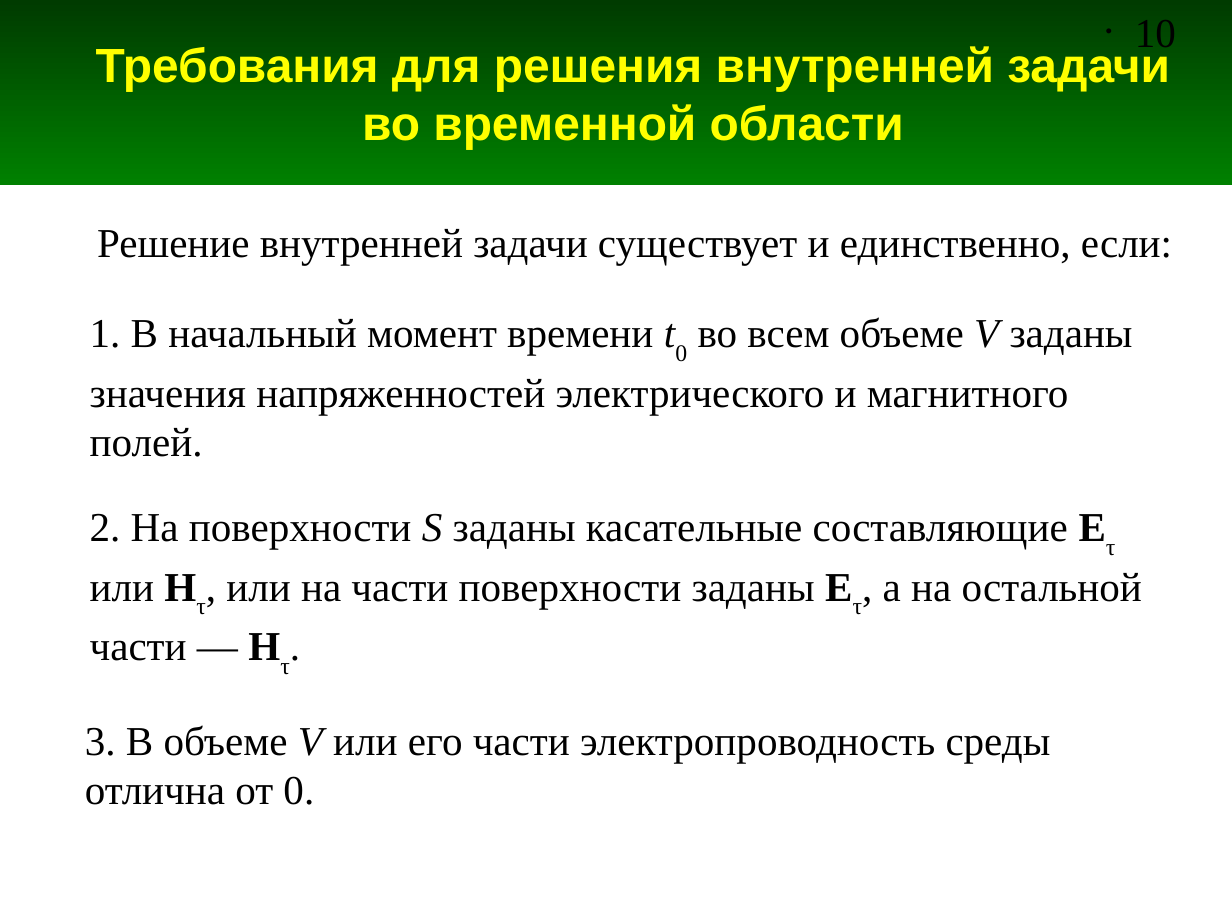
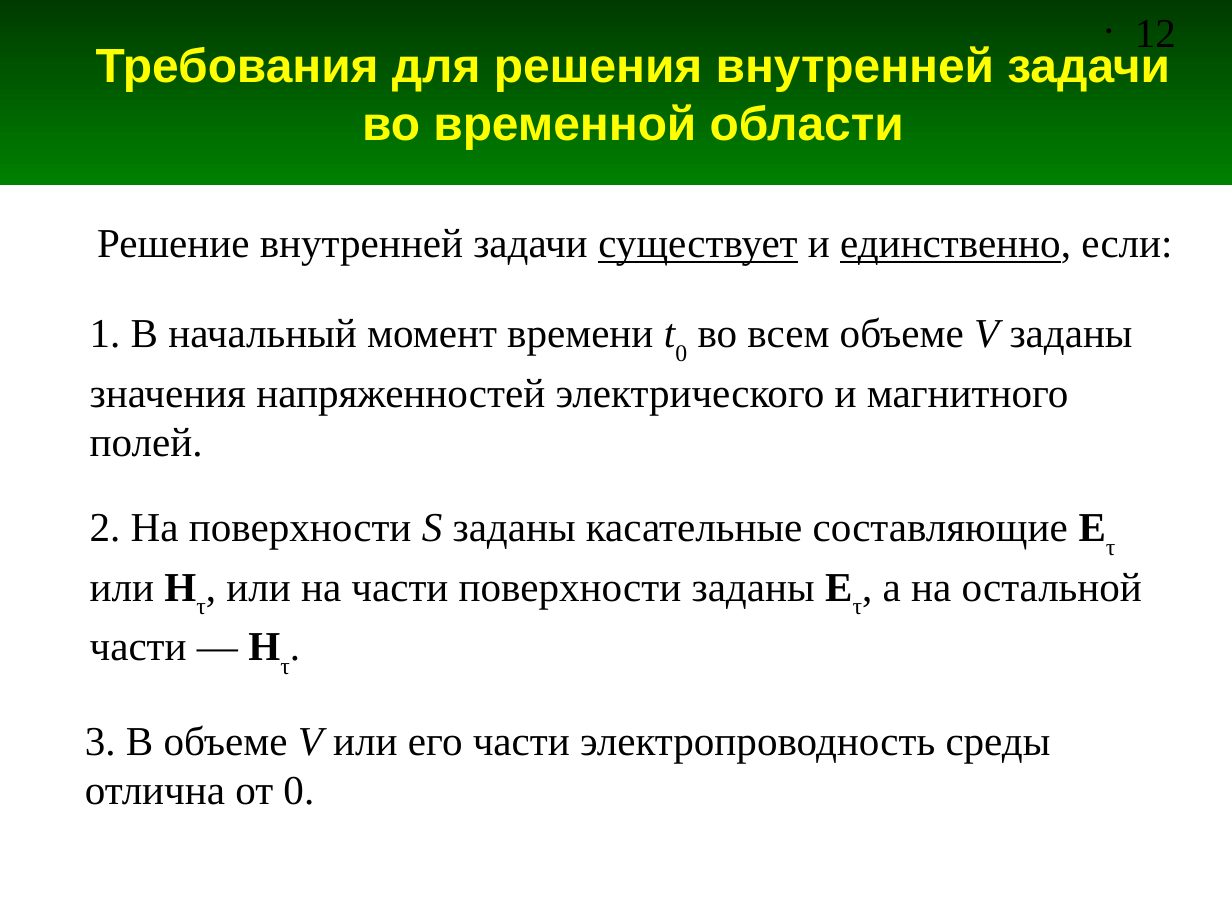
Before and after one commit to andris0147sv/modelling, a slide deck: slide 12 of presentations/1. Problem Statement.odp (slide 10 before the commit). Drawn at 1232x924 pixels with LibreOffice and Linux fonts; fonts in the diff are those of the drawing. Boxes give left, top, right and bottom in pixels: in the first picture for what was removed or moved away, otherwise in the second. Text is boxed around its words. In the diff, an @@ line names an element or a change of style, - is before the commit and + after.

```diff
--- a/presentations/1. Problem Statement.odp
+++ b/presentations/1. Problem Statement.odp
@@ page number at <box>1135,20,1176,47</box>: text changed @@
-• 10
+• 12
@@ text "Решение внутренней задачи существует и ..." at <box>97,229,1172,265</box>: underline on in "существует единственно," @@
```
Also in this commit, not shown: 8 other slides changed, 3 slides added, 3 other files.
